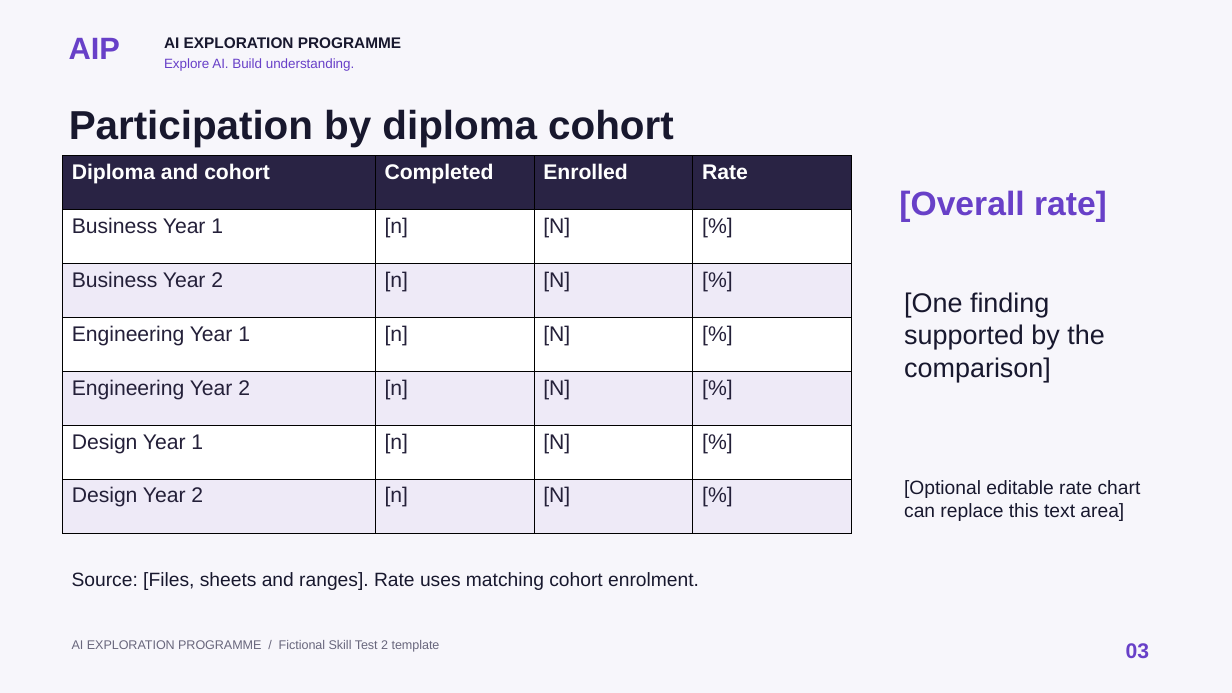
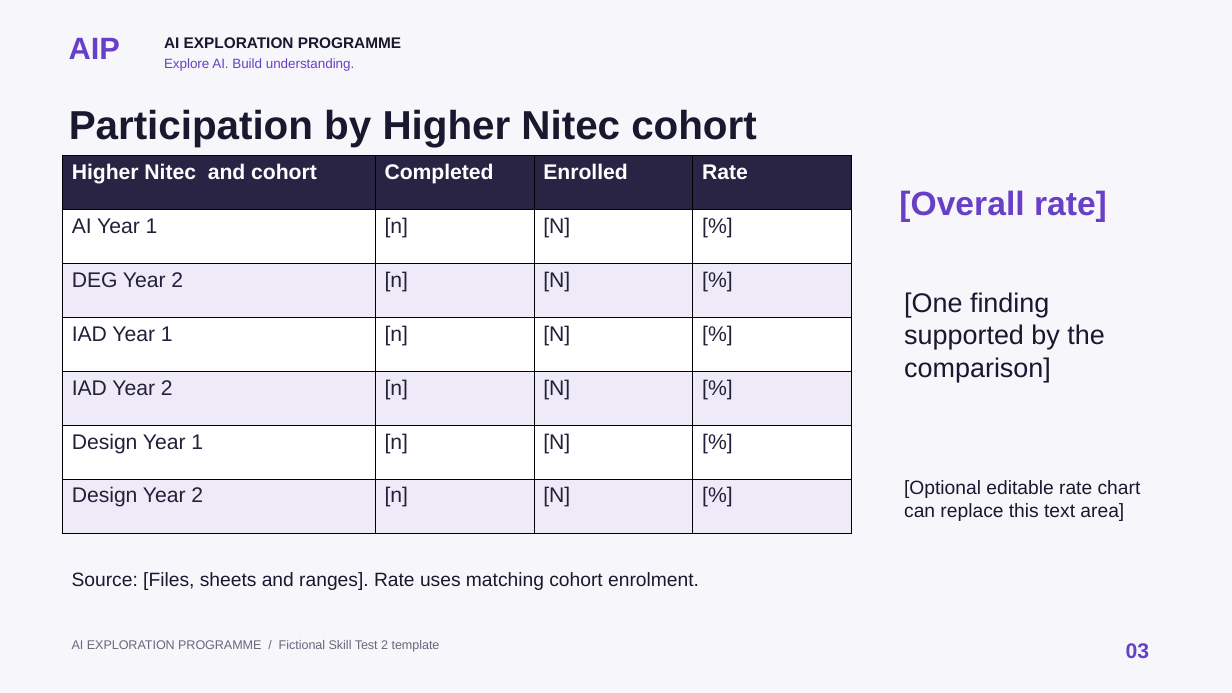
Before and after one commit to rajeshrmohan/TTT30, a slide deck: slide 3 of Lvl2-AI_Exploration_Branded_Template.pptx. Drawn at 1232x693 pixels with LibreOffice and Linux fonts; fonts in the diff are those of the drawing. Boxes give left, top, right and bottom in pixels: in the first picture for what was removed or moved away, otherwise in the second. Text is boxed around its words. In the diff, an @@ line names an element or a change of style, - is before the commit and + after.

```diff
--- a/Lvl2-AI_Exploration_Branded_Template.pptx
+++ b/Lvl2-AI_Exploration_Branded_Template.pptx
@@ text at [69,109,756,147]: text changed @@
-Participation by diploma cohort
+Participation by Higher Nitec cohort
@@ table at [63,156,853,533] @@
-row 1, column 1: Diploma and cohort
+row 1, column 1: Higher Nitec and cohort
-row 2, column 1: Business Year 1
+row 2, column 1: AI Year 1
-row 3, column 1: Business Year 2
+row 3, column 1: DEG Year 2
-row 4, column 1: Engineering Year 1
+row 4, column 1: IAD Year 1
-row 5, column 1: Engineering Year 2
+row 5, column 1: IAD Year 2
```
